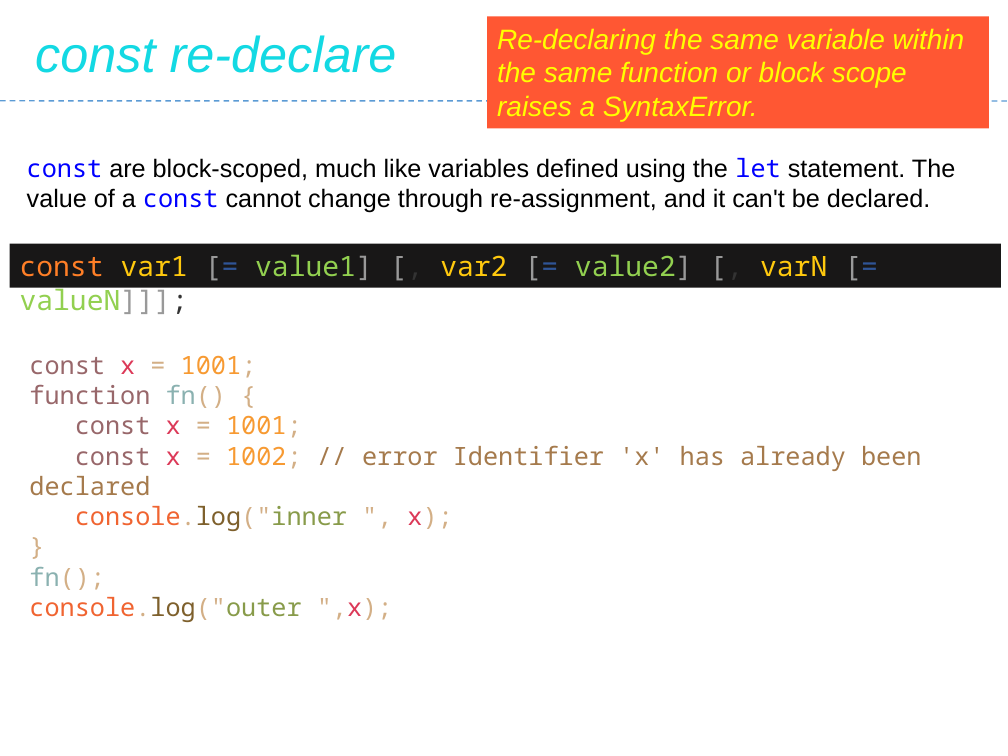
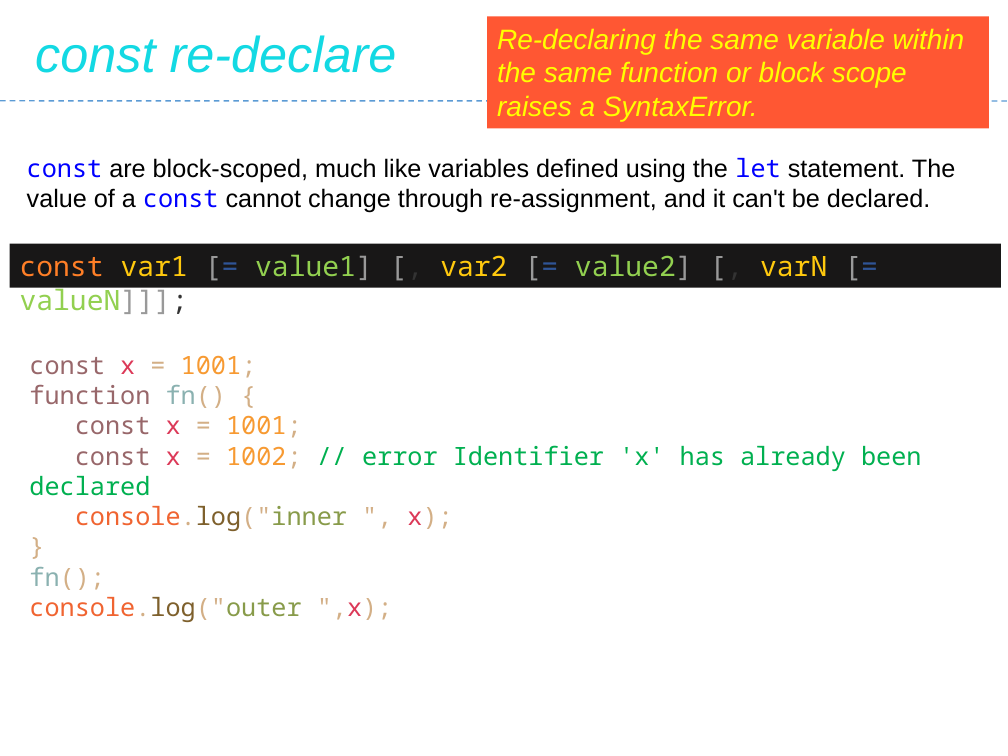
Before and after one commit to Saleel-Bagde/PPT-s, a slide deck: slide 53 of JavaScript.pptx (slide 50 before the commit). Drawn at 1008x756 pixels with LibreOffice and Linux fonts; fonts in the diff are those of the drawing. Boxes give left, top, right and bottom in pixels: in the first picture for what was removed or moved away, otherwise in the second. Text is boxed around its words. In the diff, an @@ line names an element or a change of style, - is before the commit and + after.

```diff
--- a/JavaScript.pptx
+++ b/JavaScript.pptx
@@ text at <box>29,445,921,496</box>: text colour #A57A4C to #00B050 in "// error Identifier 'x' has already been ..." @@
```
Also in this commit, not shown: 3 other slides changed, 3 slides added, 2 other files.
